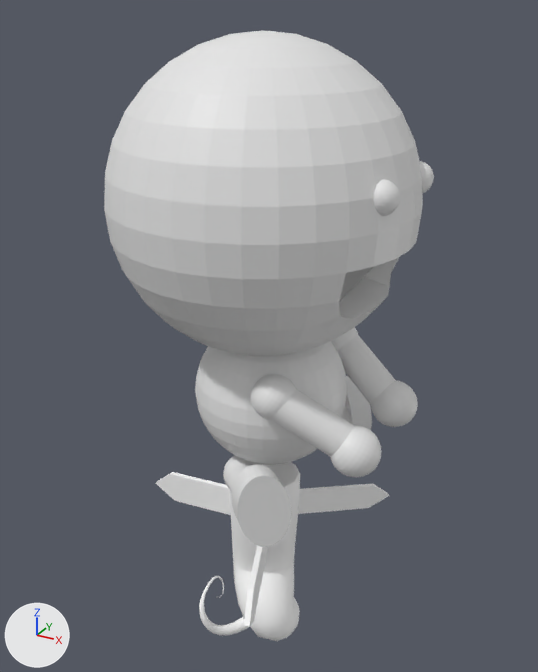
What one commit did to the glTF model model.glb.
Rendered twice from a 50 mm lens placed at (4.28, -7.66, 8.2), pointed at (-0.08, 0.27, 4.23). Arrows for +X, +Y and +Z are at lower left; the lights stay in place. Where no turn or scale is listed for an object, it has been applied to the vertices. Vertices at the same position are counted once.

Before the edit, the objects in view are built like this:
```python
ob_ベジエカーブ_002 = bpy.data.objects.new('ベジエカーブ.002', me_ベジエカーブ_002)
ob_ベジエカーブ_002.location = (-0.01, 0.0, 2.28)
ob_平面 = bpy.data.objects.new('平面', me_平面)
ob_平面.location = (0.63, 0.73, 1.61)
ob_平面_001 = bpy.data.objects.new('平面.001', me_平面_001)
ob_平面_001.location = (0.49, -0.94, 1.63)
ob_平面_002 = bpy.data.objects.new('平面.002', me_平面_002)
ob_平面_002.location = (-0.77, -0.08, 1.62)
ob_球_003 = bpy.data.objects.new('球.003', me_球_005)
ob_球_003.parent = ob_円柱_001
ob_球_003.location = (0.0, -0.138, -1.123)
ob_球_003.scale = (-1.33, -1.33, -0.584)
# also in view: '円柱.005' at (0.71, 1.41, 2.85); '球.002' at (1.56, -0.63, 3.45); '円柱.001' at (1.09, 0.82, 3.76); 'head' at (-0.02, 0.03, 6.11); '円柱.004' at (0.71, -1.35, 2.85)
```
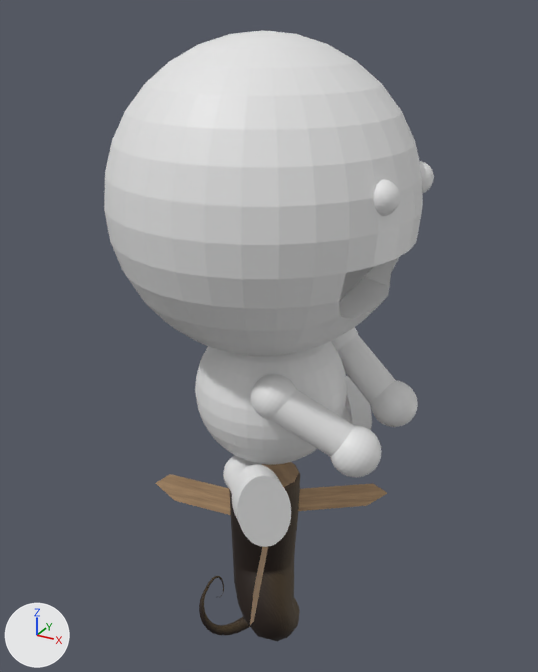
The edits, one by one:
Picture 'wood_board' (img_wood_board) is new.
Picture 'wood_main' (img_wood_main) is new.
In material 'wood_main' (mat_wood_main), base_color is no longer (1.0, 1.0, 1.0), white #ffffff.
In material 'wood_main' (mat_wood_main), texture is now set to img_wood_main.
In material 'wood_board' (mat_wood_board), base_color is no longer (1.0, 1.0, 1.0), white #ffffff.
In material 'wood_board' (mat_wood_board), texture is now set to img_wood_board.
me_平面_002 is used by ob_平面_002; location (-0.77, -0.08, 1.62).
me_平面_002 had 10 vertices, 16 faces and spanned x -1.12..0.82, y -0.02..0.08, z -0.32..0.32.
me_平面_002 now has 5 vertices, 3 faces and spans x -1.12..0.82, y -0.02..0.02, z -0.32..0.32.
Part 1, on me_平面_002:
5 vertices are removed from x -1.12..0.82, y 0.05..0.08, z -0.32..0.32.
13 faces are deleted.

Location of each change, [x1, y1, x2, y2] in pixels of the pictures (538 x 672 px):
'ベジエカーブ.002', surface changed: [199, 462, 300, 641] in both
'平面', surface changed: [298, 484, 389, 514] in both
'平面.002', surface changed, reshaped (grey to brown): before [156, 472, 231, 515]; after [156, 474, 231, 515]
'平面.001', surface changed (grey to brown): [244, 545, 268, 626] in both
part 1 of me_平面_002, deleted: before [157, 472, 228, 488]
